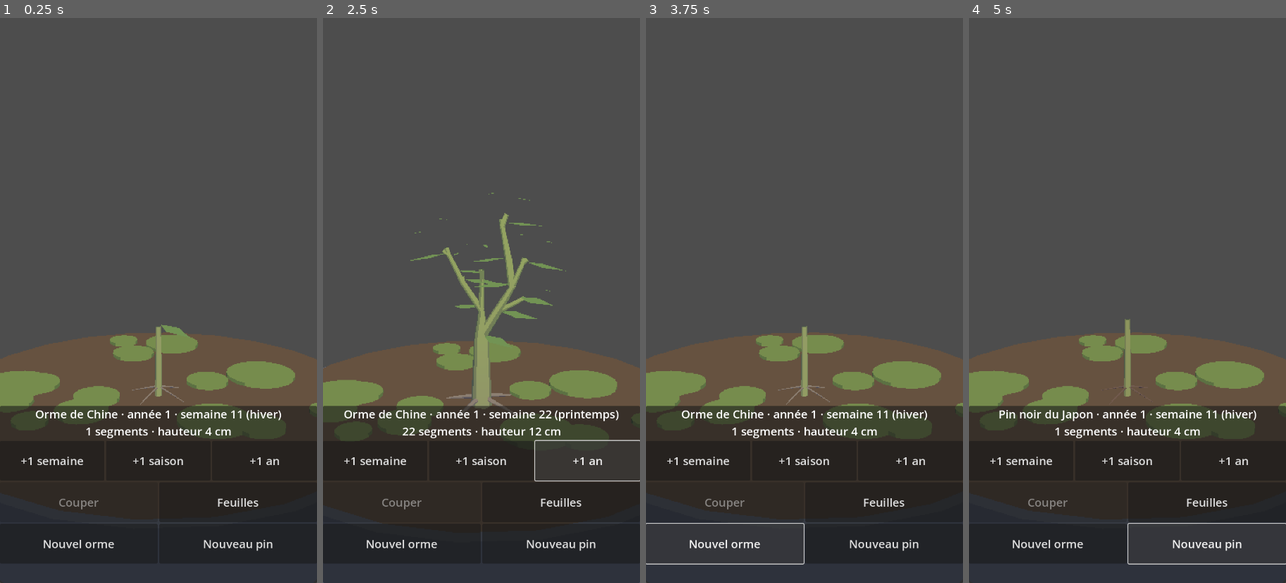
Above: before the commit, frames 1-4 (left to right).
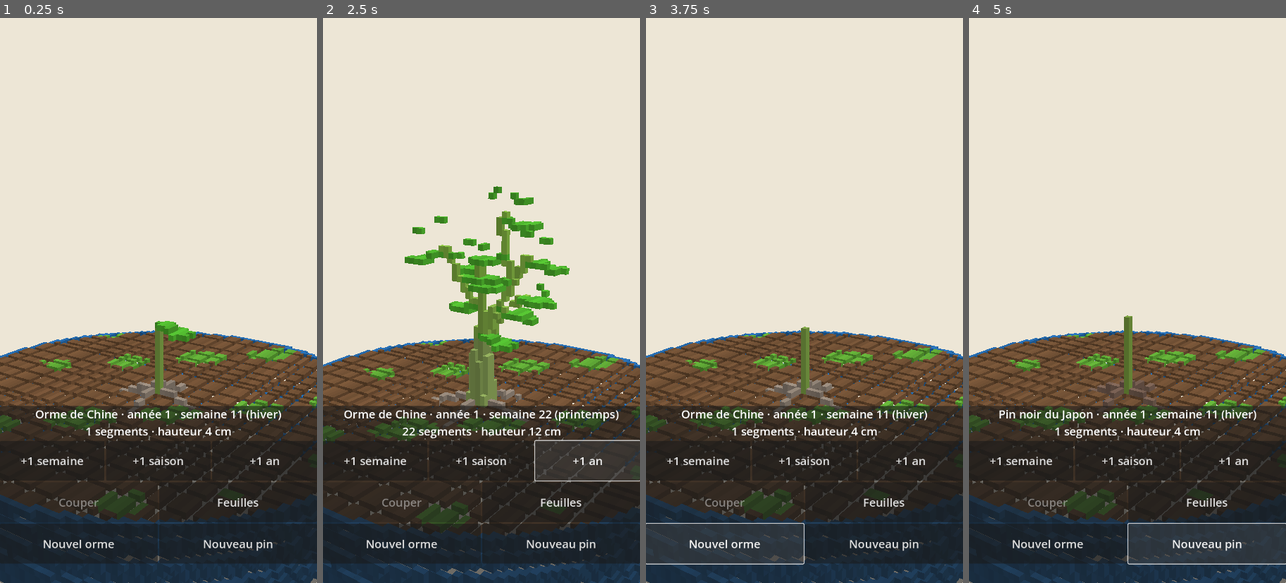
Above: after the commit, the same moments.

Repository: Ankool29/bonzai
Game: Godot game, scene res://scenes/main.tscn
The game is run twice, just before and just after one commit, with the same random seed, the same clock (stepped at 60 frames per second) and the same inputs.
Inputs:
- Up to frame 1 (0.25 s): no input
- Up to frame 2 (2.5 s): click "+1 semaine" at 0.5 s; click "+1 saison" at 1.25 s; click "+1 an" at 2 s
- Up to frame 3 (3.75 s): click "Feuilles" at 2.75 s; click "Nouvel orme" at 3.5 s
- Up to frame 4 (5 s): click "Nouveau pin" at 4.25 s

The runs differ from the first frame. In frame 1, 66% of the frame differs, in the area x 0-100%, y 0-100%; in frame 2, 67%; in frame 3, 66%; in frame 4, 66%.

Commit message:
Étape 5 bis : rendu voxel (cubes de 3 mm, trois tons par face, couleurs vives)
Co-Authored-By: Claude Opus 5.5 <noreply@anthropic.com>
Claude-Session: https://claude.ai/code/session_01MAppfJEzF7Td7hJP7q14tM

Diff:
--- a/scripts/main.gd
+++ b/scripts/main.gd
@@ -1,16 +1,13 @@
 extends Node
-## Un bonsaï qui pousse et qu'on taille. Rendu pixel art 3D façon estampe : la scène est rendue en basse
-## résolution (SubViewport) puis agrandie sans lissage. Rotation au doigt, pincer pour zoomer.
-
-const TOON := preload("res://shaders/toon.gdshader")
-const INK := preload("res://shaders/ink.gdshader")
-const TARGET_WIDTH := 480.0   # largeur du rendu en pixels
+## Un bonsaï qui pousse et qu'on taille. Rendu voxel (cubes de 3 mm, voir TreeMesh).
+## Rotation au doigt, pincer pour zoomer.
+
+const REBUILD_MS := 250        # pendant que le temps défile, l'arbre est revoxelisé au plus 4 fois/s
 
 var sim := TreeSim.new()
-var tree_mi := MeshInstance3D.new()
+var tree_mi := MultiMeshInstance3D.new()
 var cam := Camera3D.new()
 var world := Node3D.new()
-var shrink := 3
 var yaw := 0.6
 var pitch := 0.25
 var dist := 0.35
@@ -21,6 +18,7 @@
 var speed := 1.0      # semaines par seconde
 var show_leaves := true
 var layout := 0
+var last_build := 0
 
 var touches := {}
 var tap_start := Vector2.ZERO
@@ -34,72 +32,28 @@
 
 
 func _ready() -> void:
-	var screen := get_viewport().get_visible_rect().size
-	ui_scale = screen.x / 720.0
-	shrink = maxi(1, roundi(screen.x / TARGET_WIDTH))
-	var box := SubViewportContainer.new()
-	box.stretch = true
-	box.stretch_shrink = shrink
-	box.texture_filter = CanvasItem.TEXTURE_FILTER_NEAREST
-	box.mouse_filter = Control.MOUSE_FILTER_IGNORE
-	box.set_anchors_preset(Control.PRESET_FULL_RECT)
-	add_child(box)
-	var vp := SubViewport.new()
-	box.add_child(vp)
-	vp.add_child(world)
+	ui_scale = get_viewport().get_visible_rect().size.x / 720.0
+	add_child(world)
+	var env := Environment.new()
+	env.background_mode = Environment.BG_COLOR
+	env.background_color = Color(0.93, 0.9, 0.84)
+	var we := WorldEnvironment.new()
+	we.environment = env
+	world.add_child(we)
 	sim.reset()
-	tree_mi.material_override = _toon(Color.WHITE)
+	var mat := TreeMesh.material()
+	tree_mi.material_override = mat
 	world.add_child(tree_mi)
+	var pot := MultiMeshInstance3D.new()
+	pot.multimesh = TreeMesh.pot()
+	pot.material_override = mat
+	world.add_child(pot)
 	cam.near = 0.005
 	cam.far = 20.0
 	cam.fov = 45.0
 	world.add_child(cam)
-	var ink := MeshInstance3D.new()  # contours et papier, passe plein écran
-	var quad := QuadMesh.new()
-	quad.size = Vector2(2, 2)
-	ink.mesh = quad
-	ink.extra_cull_margin = 16384.0
-	var im := ShaderMaterial.new()
-	im.shader = INK
-	ink.material_override = im
-	cam.add_child(ink)
-	_add_pot()
 	_build_ui()
 	_refresh()
-
-
-func _toon(c: Color) -> ShaderMaterial:
-	var m := ShaderMaterial.new()
-	m.shader = TOON
-	m.set_shader_parameter("tint", c)
-	return m
-
-
-func _add_cyl(r_top: float, r_bot: float, h: float, pos: Vector3, c: Color) -> void:
-	var mi := MeshInstance3D.new()
-	var cyl := CylinderMesh.new()
-	cyl.top_radius = r_top
-	cyl.bottom_radius = r_bot
-	cyl.height = h
-	cyl.radial_segments = 24
-	cyl.rings = 1
-	mi.mesh = cyl
-	mi.position = pos
-	mi.material_override = _toon(c)
-	world.add_child(mi)
-
-
-## Pot émaillé dans un ton sourd, terre et quelques touches de mousse.
-func _add_pot() -> void:
-	_add_cyl(0.12, 0.1, 0.06, Vector3(0, -0.035, 0), Color(0.38, 0.42, 0.5))
-	_add_cyl(0.114, 0.114, 0.004, Vector3(0, -0.004, 0), Color(0.4, 0.32, 0.25))
-	var rng := RandomNumberGenerator.new()
-	rng.seed = 7
-	for k in 14:
-		var ang := rng.randf() * TAU
-		var d := rng.randf_range(0.03, 0.1)
-		var r := rng.randf_range(0.008, 0.02)
-		_add_cyl(r, r, 0.004, Vector3(cos(ang) * d, -0.002, sin(ang) * d), Color(0.46, 0.55, 0.3))
 
 
 func _build_ui() -> void:
@@ -170,7 +124,8 @@
 	if sim.layout != layout:  # des rameaux morts sont tombés : les indices ont changé
 		layout = sim.layout
 		selected = -1
-	_refresh()
+	if pending == 0 or Time.get_ticks_msec() - last_build >= REBUILD_MS:
+		_refresh()
 
 
 func _cut() -> void:
@@ -197,7 +152,8 @@
 
 func _refresh() -> void:
 	var hl := sim.subtree(selected) if selected > 0 else PackedInt32Array()
-	tree_mi.mesh = TreeMesh.build(sim, hl, sim.week + frac, show_leaves)
+	tree_mi.multimesh = TreeMesh.build(sim, hl, sim.week + frac, show_leaves)
+	last_build = Time.get_ticks_msec()
 	cut_btn.disabled = selected <= 0
 	var w := sim.week % 52
 	var season := "hiver"
@@ -264,9 +220,8 @@
 
 ## Sélectionne le segment le plus proche du doigt à l'écran.
 func _select_at(pos: Vector2) -> void:
-	pos /= shrink  # coordonnées du rendu basse résolution
 	var best := -1
-	var best_d := 40.0 * ui_scale / shrink
+	var best_d := 40.0 * ui_scale
 	for i in sim.segs.size():
 		var s := sim.segs[i]
 		if sim.growth(s, sim.week + frac) <= 0.0:
--- a/scripts/tree_mesh.gd
+++ b/scripts/tree_mesh.gd
@@ -1,135 +1,178 @@
 class_name TreeMesh
 extends RefCounted
-## Construit le maillage de l'arbre à l'instant t (semaines) : chaque axe (tronc, branche, rameau) est
-## un tube continu qui s'affine, les pousses en cours s'allongent, couleurs façon estampe selon l'âge
-## et la santé. Feuilles d'orme ou aiguilles de pin, et un nebari provisoire au pied.
-
-const SIDES := 6
-const YOUNG := Color(0.58, 0.64, 0.38)   # pousse de l'année
-const SELECTED := Color(0.85, 0.27, 0.18)  # vermillon
-const WEAK := Color(0.84, 0.68, 0.3)     # branche qui s'affaiblit à l'ombre
-const DRY := Color(0.8, 0.77, 0.7)       # bois mort
-const LEAF := Color(0.45, 0.58, 0.33)    # vert sauge
-const LEAF_AUTUMN := Color(0.86, 0.64, 0.26)
+## Rendu voxel : l'arbre à l'instant t (semaines) est converti en cubes de 3 mm, dessinés en une seule
+## MultiMesh. Seule la surface des branches est remplie. Feuilles d'orme ou aiguilles de pin en touffes,
+## nebari provisoire au pied. Pot, terre et mousse en voxels aussi.
+
+const V := 0.003                         # taille d'un voxel (m)
+const YOUNG := Color(0.5, 0.7, 0.25)     # pousse de l'année
+const SELECTED := Color(0.95, 0.2, 0.12)
+const WEAK := Color(0.9, 0.75, 0.2)      # branche qui s'affaiblit à l'ombre
+const DRY := Color(0.88, 0.85, 0.78)     # bois mort
+const LEAF := Color(0.3, 0.68, 0.18)
+const LEAF_AUTUMN := Color(0.95, 0.65, 0.12)
 const LEAF_LEN := 0.02                   # orme : petite feuille ovale (~2 cm)
-const NEEDLE := Color(0.18, 0.34, 0.3)   # vert sombre bleuté
+const NEEDLE := Color(0.1, 0.45, 0.25)
 const NEEDLE_LEN := 0.035                # pin noir en bonsaï : aiguilles de 3 à 5 cm
+const SHADER := preload("res://shaders/voxel.gdshader")
 
 var sim: TreeSim
 var t := 0.0
-var verts := PackedVector3Array()
-var norms := PackedVector3Array()
-var cols := PackedColorArray()
-var idx := PackedInt32Array()
-var seg_col := PackedColorArray()
-var seg_f := PackedFloat32Array()
-
-
-static func build(s: TreeSim, highlight: PackedInt32Array, time: float, leaves: bool) -> ArrayMesh:
+var vox := {}  # clé entière -> Color
+
+
+static func build(s: TreeSim, highlight: PackedInt32Array, time: float, leaves: bool) -> MultiMesh:
 	var m := TreeMesh.new()
 	m.sim = s
 	m.t = time
-	return m._build(highlight, leaves)
-
-
-func _build(highlight: PackedInt32Array, leaves: bool) -> ArrayMesh:
+	m._tree(highlight, leaves)
+	return m._multimesh()
+
+
+static func material() -> ShaderMaterial:
+	var mat := ShaderMaterial.new()
+	mat.shader = SHADER
+	return mat
+
+
+## Pot émaillé, terre et touches de mousse (fixe).
+static func pot() -> MultiMesh:
+	var m := TreeMesh.new()
+	var glaze := Color(0.15, 0.4, 0.65)
+	var y := -0.06
+	while y <= 0.0:
+		var r := lerpf(0.1, 0.12, (y + 0.06) / 0.06)
+		var n := ceili(TAU * r / (V * 0.7))
+		for k in n:
+			var a := TAU * k / n
+			m._put(Vector3(cos(a) * r, y, sin(a) * r), glaze)
+		y += V
+	var x := -0.12
+	while x <= 0.12:
+		var z := -0.12
+		while z <= 0.12:
+			if Vector2(x, z).length() < 0.117:
+				var moss := sin(x * 90.0) * sin(z * 110.0) + sin((x + z) * 60.0) > 1.1
+				m._put(Vector3(x, -0.004, z), Color(0.35, 0.62, 0.2) if moss else Color(0.42, 0.3, 0.2))
+			z += V
+		x += V
+	return m._multimesh()
+
+
+func _key(p: Vector3) -> int:
+	return (floori(p.x / V) + 1024) | ((floori(p.y / V) + 1024) << 11) | ((floori(p.z / V) + 1024) << 22)
+
+
+func _put(p: Vector3, c: Color, force := false) -> void:
+	var k := _key(p)
+	if force or not vox.has(k):
+		vox[k] = c
+
+
+func _multimesh() -> MultiMesh:
+	var cube := BoxMesh.new()
+	cube.size = Vector3(V, V, V)
+	var mm := MultiMesh.new()
+	mm.transform_format = MultiMesh.TRANSFORM_3D
+	mm.use_colors = true
+	mm.mesh = cube
+	mm.instance_count = vox.size()
+	var buf := PackedFloat32Array()
+	buf.resize(vox.size() * 16)
+	var i := 0
+	for k: int in vox:
+		var c: Color = vox[k]
+		var h := 0.93 + 0.14 * float((k * 2654435761) & 255) / 255.0  # légère variation par voxel
+		buf[i] = 1.0
+		buf[i + 3] = ((k & 2047) - 1024 + 0.5) * V
+		buf[i + 5] = 1.0
+		buf[i + 7] = (((k >> 11) & 2047) - 1024 + 0.5) * V
+		buf[i + 10] = 1.0
+		buf[i + 11] = (((k >> 22) & 2047) - 1024 + 0.5) * V
+		buf[i + 12] = c.r * h
+		buf[i + 13] = c.g * h
+		buf[i + 14] = c.b * h
+		buf[i + 15] = 1.0
+		i += 16
+	mm.buffer = buf
+	return mm
+
+
+func _tree(highlight: PackedInt32Array, leaves: bool) -> void:
 	var n := sim.segs.size()
 	var marked := {}
 	for i in highlight:
 		marked[i] = true
 	var weak := PackedByteArray()
 	weak.resize(n)
-	seg_col.resize(n)
-	seg_f.resize(n)
 	for i in n:
 		var s := sim.segs[i]
 		weak[i] = 1 if s.weak > 0 or (s.parent >= 0 and weak[s.parent] == 1) else 0
-		seg_f[i] = sim.growth(s, t)
+		var f := sim.growth(s, t)
+		if f <= 0.0:
+			continue
 		var col := YOUNG.lerp(sim.bark, clampf((t - s.born) / 52.0, 0.0, 1.0))
-		if marked.has(i):
+		var sel := marked.has(i)
+		if sel:
 			col = SELECTED
 		elif s.dry:
 			col = DRY
 		elif weak[i] == 1:
 			col = col.lerp(WEAK, 0.7)
-		seg_col[i] = col
-	for i in n:
-		var s := sim.segs[i]
-		var starts_axis := s.parent < 0 or sim.segs[s.parent].main_child != i
-		if starts_axis and seg_f[i] > 0.0:
-			_axis(i)
-		if leaves and not s.dry and seg_f[i] > 0.0:
+		# Épaisseur lissée le long de l'axe : du rayon du segment à celui de son prolongement.
+		var ra := s.radius * (1.7 if i == 0 else 1.0)
+		var rb := sim.segs[s.main_child].radius if s.main_child >= 0 and f >= 1.0 else sim.tip_radius
+		var tip := s.start + (s.end - s.start) * f
+		_tube(s.start, tip, ra, minf(rb, s.radius), col, sel)
+		if leaves and not s.dry:
 			var d := (s.end - s.start).normalized()
-			var l := (s.end - s.start).length() * seg_f[i]
 			if sim.leaf_years > 0:
-				_needles(s, d, l, weak[i] == 1, marked.has(i))
+				_needles(s, d, (tip - s.start).length(), weak[i] == 1, sel)
 			else:
-				_leaf(s, seg_f[i], weak[i] == 1, marked.has(i))
+				_leaf(s, f, weak[i] == 1, sel)
 	if n > 0:
 		_nebari()
-	var mesh := ArrayMesh.new()
-	if verts.is_empty():
-		return mesh
-	var arr := []
-	arr.resize(Mesh.ARRAY_MAX)
-	arr[Mesh.ARRAY_VERTEX] = verts
-	arr[Mesh.ARRAY_NORMAL] = norms
-	arr[Mesh.ARRAY_COLOR] = cols
-	arr[Mesh.ARRAY_INDEX] = idx
-	mesh.add_surface_from_arrays(Mesh.PRIMITIVE_TRIANGLES, arr)
-	return mesh
-
-
-## Un axe : la suite des prolongements depuis le segment i0, en un seul tube.
-func _axis(i0: int) -> void:
-	var chain: Array[int] = []
-	var k := i0
-	while k >= 0 and seg_f[k] > 0.0:
-		chain.append(k)
-		if seg_f[k] < 1.0:
-			break
-		k = sim.segs[k].main_child
-	var s0 := sim.segs[i0]
-	var dir0 := (s0.end - s0.start).normalized()
-	var a := _perp(dir0)
-	var r0 := s0.radius
-	var c0 := s0.start
-	if i0 == 0:  # pied du tronc : évasement
-		r0 *= 1.7
-		c0.y -= 0.005
-	var prev := _ring(c0, dir0, a, r0, seg_col[i0])
-	for m in chain.size():
-		var s := sim.segs[chain[m]]
-		var d := (s.end - s.start).normalized()
-		var tip := s.start + (s.end - s.start) * seg_f[chain[m]]
-		var nxt := chain[m + 1] if m + 1 < chain.size() else -1
-		var r := sim.segs[nxt].radius if nxt >= 0 else sim.tip_radius
-		var c := seg_col[nxt] if nxt >= 0 else seg_col[chain[m]]
-		if nxt >= 0:
-			d = (d + (sim.segs[nxt].end - sim.segs[nxt].start).normalized()).normalized()
-		if i0 == 0 and m == 0:
-			r = maxf(r, s.radius) * 1.15
-		a = (a - d * a.dot(d)).normalized()  # transport parallèle : le tube ne se vrille pas
-		var cur := _ring(tip, d, a, minf(r, s.radius * 1.15), c)
-		_join(prev, cur)
-		prev = cur
+
+
+## Tube creux d'un rayon à l'autre : anneaux de voxels (un seul voxel quand c'est plus fin).
+func _tube(a: Vector3, b: Vector3, ra: float, rb: float, c: Color, force: bool) -> void:
+	var d := b - a
+	var l := d.length()
+	if l < 0.00001:
+		_put(a, c, force)
+		return
+	d /= l
+	var u := _perp(d)
+	var w := d.cross(u)
+	var steps := maxi(1, ceili(l / (V * 0.7)))
+	for i in steps + 1:
+		var f := float(i) / steps
+		var p := a + d * (l * f)
+		var r := lerpf(ra, rb, f)
+		if r < V * 2.5:
+			_put(p, c, force)
+		if r < V * 0.8:
+			continue
+		var m := ceili(TAU * r / (V * 0.7))
+		for k in m:
+			var ang := TAU * k / m
+			var o := u * cos(ang) + w * sin(ang)
+			_put(p + o * r, c, force)
+			if r > V * 1.5:
+				_put(p + o * (r - V * 0.8), c, force)
 
 
 ## Racines de surface provisoires, à la taille du tronc (en attendant les racines simulées).
 func _nebari() -> void:
 	var r := sim.segs[0].radius
-	var col := sim.bark
 	for k in 5:
 		var ang := k * TAU / 5.0 + 0.5 * sin(k * 7.1)
 		var dir := Vector3(cos(ang), 0, sin(ang))
-		var a := Vector3.UP
-		var pts := [dir * r * 0.6 + Vector3.UP * 0.003, dir * (r * 1.8 + 0.008), dir * (r * 2.8 + 0.018) + Vector3.DOWN * 0.004]
-		var rads := [r * 0.45, r * 0.25, r * 0.06]
-		var prev := _ring(pts[0], dir, a, rads[0], col)
-		for q in range(1, 3):
-			var cur := _ring(pts[q], (pts[q] - pts[q - 1]).normalized(), a, rads[q], col)
-			_join(prev, cur)
-			prev = cur
+		var p0 := dir * r * 0.6 + Vector3.UP * 0.003
+		var p1 := dir * (r * 1.8 + 0.008)
+		var p2 := dir * (r * 2.8 + 0.018) + Vector3.DOWN * 0.004
+		_tube(p0, p1, r * 0.45, r * 0.25, sim.bark, false)
+		_tube(p1, p2, r * 0.25, r * 0.06, sim.bark, false)
 
 
 func _perp(d: Vector3) -> Vector3:
@@ -137,26 +180,6 @@
 	if a.length() < 0.01:
 		a = d.cross(Vector3.RIGHT)
 	return a.normalized()
-
-
-func _ring(c: Vector3, d: Vector3, a: Vector3, r: float, col: Color) -> int:
-	a = (a - d * a.dot(d)).normalized()
-	var b := d.cross(a)
-	var base := verts.size()
-	for k in SIDES:
-		var ang := TAU * k / SIDES
-		var nrm := a * cos(ang) + b * sin(ang)
-		verts.append(c + nrm * r)
-		norms.append(nrm)
-		cols.append(col)
-	return base
-
-
-func _join(r0: int, r1: int) -> void:
-	for k in SIDES:
-		var k1 := (k + 1) % SIDES
-		for v in [r0 + k, r1 + k, r0 + k1, r0 + k1, r1 + k, r1 + k1]:
-			idx.append(v)
 
 
 ## Feuille de l'orme : une par nœud, seulement sur les pousses de l'année (caduc).
@@ -180,13 +203,14 @@
 	var v := n.cross(u)
 	var l := LEAF_LEN * f
 	var p := s.end + s.lat_dir * 0.002
-	var base := verts.size()
-	for q in [p, p + u * l * 0.4 + v * l * 0.25, p + u * l, p + u * l * 0.4 - v * l * 0.25]:
-		verts.append(q)
-		norms.append(n)
-		cols.append(col)
-	for k in [0, 1, 2, 0, 2, 3]:
-		idx.append(base + k)
+	var x := 0.0
+	while x <= l:
+		var half := l * 0.25 * sin(PI * x / maxf(l, 0.0001))
+		var y := -half
+		while y <= half + 0.0001:
+			_put(p + u * x + v * y, col, selected)
+			y += V * 0.8
+		x += V * 0.8
 
 
 ## Aiguilles de pin : par paires, le long des pousses des dernières années (persistantes).
@@ -200,18 +224,12 @@
 	var b := d.cross(a)
 	var pairs := clampi(int(l / 0.004), 1, 6)
 	var nl := NEEDLE_LEN * sim.growth(s, t)
+	var steps := maxi(1, ceili(nl / (V * 0.9)))
 	for k in pairs:
 		var p := s.start + d * l * (k + 0.5) / pairs
 		var ang := s.phase + k * 2.4
 		for side in [0.0, PI]:
 			var r := a * cos(ang + side) + b * sin(ang + side)
 			var dir := (d * 0.6 + r).normalized()
-			var wv := dir.cross(r).normalized() * 0.0012
-			var base := verts.size()
-			for q in [p - wv, p + wv, p + dir * nl]:
-				verts.append(q)
-				norms.append((r + Vector3.UP).normalized())
-				cols.append(col)
-			idx.append(base)
-			idx.append(base + 1)
-			idx.append(base + 2)
+			for j in range(1, steps + 1):
+				_put(p + dir * (nl * j / steps), col, selected)
--- a/shaders/ink.gdshader
+++ /dev/null
@@ -1,38 +0,0 @@
-// Passe plein écran : contour d'un pixel couleur encre autour des silhouettes (saut de profondeur)
-// et fond papier washi légèrement grainé.
-shader_type spatial;
-render_mode unshaded, depth_draw_never, depth_test_disabled, cull_disabled, shadows_disabled;
-
-uniform sampler2D depth_tex : hint_depth_texture, filter_nearest;
-uniform vec3 ink : source_color = vec3(0.22, 0.17, 0.15);
-uniform vec3 paper : source_color = vec3(0.93, 0.89, 0.81);
-
-void vertex() {
-	POSITION = vec4(VERTEX.xy, 1.0, 1.0);
-}
-
-float lin_depth(vec2 uv, mat4 inv_proj) {
-	float d = texture(depth_tex, uv).r;
-	vec4 v = inv_proj * vec4(uv * 2.0 - 1.0, d, 1.0);
-	return -v.z / v.w;
-}
-
-void fragment() {
-	vec2 px = 1.0 / VIEWPORT_SIZE;
-	ALPHA = 1.0;  // passe transparente : la seule qui peut lire la profondeur
-	float c = lin_depth(SCREEN_UV, INV_PROJECTION_MATRIX);
-	if (c > 15.0) {
-		float g = fract(sin(dot(floor(FRAGCOORD.xy), vec2(12.9898, 78.233))) * 43758.5453);
-		ALBEDO = paper * (0.975 + 0.025 * g);
-	} else {
-		float m = 0.0;
-		m = max(m, lin_depth(SCREEN_UV + vec2(px.x, 0.0), INV_PROJECTION_MATRIX) - c);
-		m = max(m, lin_depth(SCREEN_UV - vec2(px.x, 0.0), INV_PROJECTION_MATRIX) - c);
-		m = max(m, lin_depth(SCREEN_UV + vec2(0.0, px.y), INV_PROJECTION_MATRIX) - c);
-		m = max(m, lin_depth(SCREEN_UV - vec2(0.0, px.y), INV_PROJECTION_MATRIX) - c);
-		if (m < 0.01 + c * 0.03) {
-			discard;
-		}
-		ALBEDO = ink;
-	}
-}
--- a/shaders/toon.gdshader
+++ /dev/null
@@ -1,20 +0,0 @@
-// Éclairage en aplats façon estampe : trois tons par couleur, ombre teintée indigo.
-shader_type spatial;
-render_mode unshaded, cull_disabled;
-
-uniform vec4 tint : source_color = vec4(1.0);
-uniform vec3 sun = vec3(0.45, 0.8, 0.4);
-
-varying vec3 world_normal;
-
-void vertex() {
-	world_normal = (MODEL_MATRIX * vec4(NORMAL, 0.0)).xyz;
-}
-
-void fragment() {
-	vec3 base = COLOR.rgb * tint.rgb;
-	float l = dot(normalize(world_normal), normalize(sun));
-	vec3 shade = base * vec3(0.52, 0.56, 0.74);
-	vec3 mid = mix(shade, base, 0.55);
-	ALBEDO = l > 0.4 ? base : (l > -0.05 ? mid : shade);
-}
--- /dev/null
+++ b/shaders/voxel.gdshader
@@ -0,0 +1,15 @@
+// Voxels : trois tons fixes selon la face (dessus clair, côtés moyens, dessous sombre).
+shader_type spatial;
+render_mode unshaded;
+
+varying vec3 world_normal;
+
+void vertex() {
+	world_normal = (MODEL_MATRIX * vec4(NORMAL, 0.0)).xyz;
+}
+
+void fragment() {
+	vec3 n = normalize(world_normal);
+	float tone = n.y > 0.5 ? 1.1 : (n.y < -0.5 ? 0.55 : (abs(n.x) > 0.5 ? 0.86 : 0.72));
+	ALBEDO = COLOR.rgb * tone;
+}
Not shown, changed: CLAUDE.md
Not shown, changed: docs/A_CORRIGER.md
Not shown, changed: docs/ETAPE5.md
